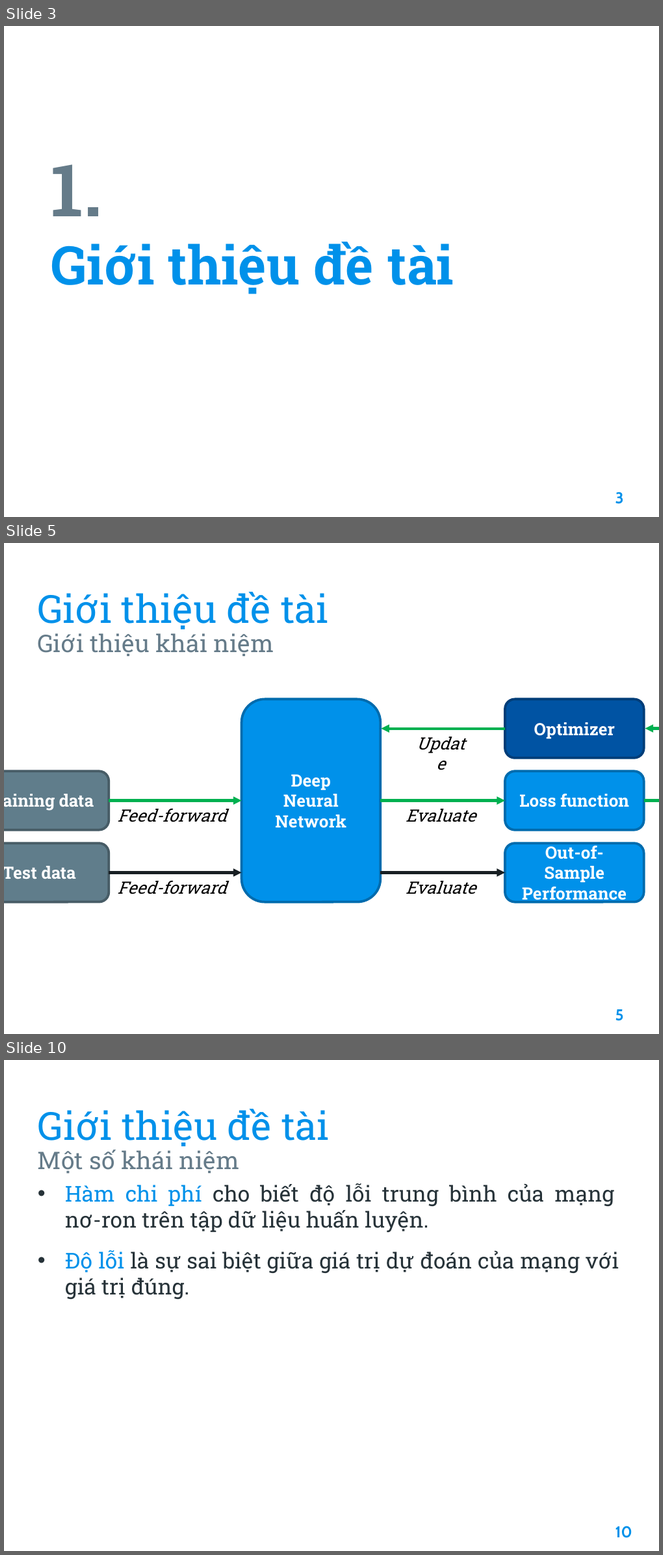
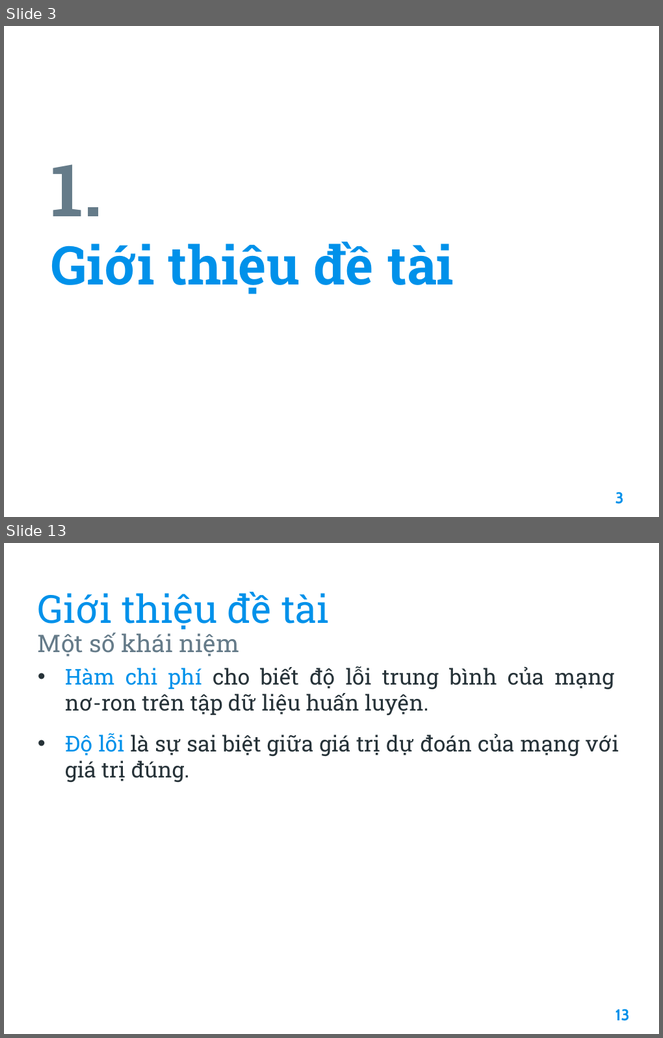
Before and after one commit to hoangminhquan-lhsdt/optimizers, a slide deck: report.pptx. Shown one above the other, each under a label of ours: slides 3, 5 and 10 before the commit, slides 3 and 13 after it; the slides between them are not shown. The pictures are 663x1555 and 663x1038 pixels, drawn with LibreOffice and Linux fonts; fonts in the diff are those of the drawing. Boxes give left, top, right and bottom in pixels: in the first picture for what was removed or moved away, otherwise in the second. Text is boxed around its words. In the diff, an @@ line names an element or a change of style, - is before the commit and + after.

```diff
--- a/report.pptx
+++ b/report.pptx
@@ slide 5 removed at (4, 543, 659, 1034), background #FFFFFF @@
@@ title removed at (37, 592, 328, 629) @@
-Giới thiệu đề tài
@@ text removed at (37, 633, 274, 656) @@
-Giới thiệu khái niệm
@@ rounded rectangle removed at (242, 700, 380, 902) @@
-Deep
-Neural Network
@@ rounded rectangle removed at (505, 700, 644, 758) @@
-Optimizer
@@ arrow removed from (505, 729) to (382, 729) @@
@@ text removed at (404, 729, 478, 759) @@
-Update
@@ elbow arrow removed from (644, 800) to (645, 729) @@
@@ rounded rectangle removed at (4, 771, 109, 830) @@
-Training data
@@ rounded rectangle removed at (505, 771, 644, 830) @@
-Loss function
@@ arrow removed from (109, 800) to (242, 800) @@
@@ text removed at (118, 809, 227, 823) @@
-Feed-forward
@@ arrow removed from (380, 800) to (505, 800) @@
@@ text removed at (406, 809, 476, 823) @@
-Evaluate
@@ rounded rectangle removed at (4, 843, 109, 902) @@
-Test data
@@ rounded rectangle removed at (505, 843, 644, 902) @@
-Out-of-Sample
-Performance
@@ arrow removed from (109, 873) to (242, 873) @@
@@ arrow removed from (380, 873) to (505, 873) @@
@@ text removed at (118, 881, 227, 895) @@
-Feed-forward
@@ text removed at (406, 881, 476, 895) @@
-Evaluate
@@ page number removed at (616, 1010, 624, 1021) @@
-5
@@ what was slide 10 is now slide 13 @@
@@ page number at (616, 1009, 630, 1021): text changed @@
-10
+13
```
Also in this commit, not shown: 9 slides changed, 5 slides added, 1 other slide removed.
